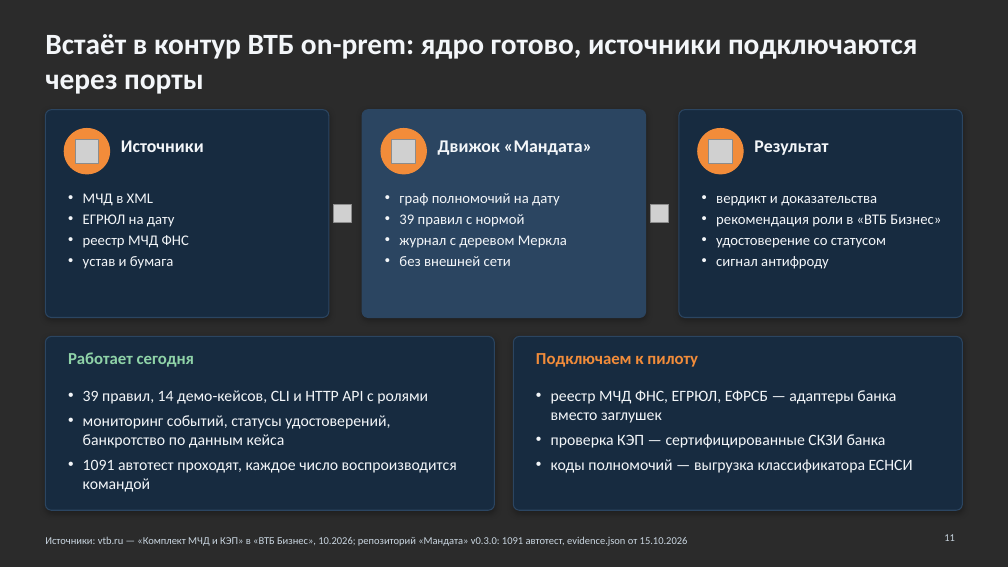
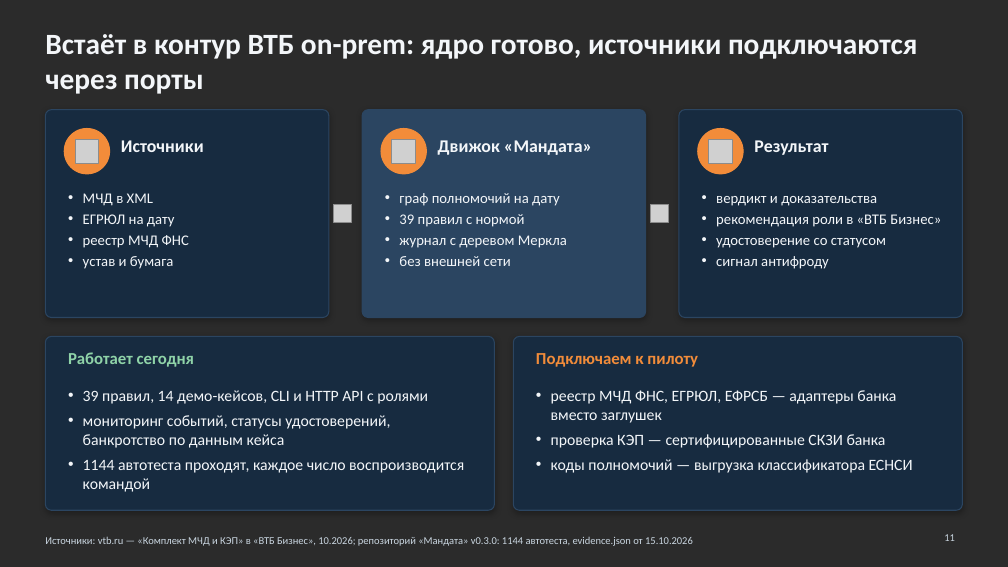
Before and after one commit to KonkovDV/Mandat, a slide deck: slide 11 of submission/slides/Mandat_VTB.pptx. Drawn at 1008x567 pixels with LibreOffice and Linux fonts; fonts in the diff are those of the drawing; grey boxes stand for pictures; background and template pictures are left out; a plain dark background stands for a picture behind light text. Boxes give left, top, right and bottom in pixels: in the first picture for what was removed or moved away, otherwise in the second. Text is boxed around its words. In the diff, an @@ line names an element or a change of style, - is before the commit and + after.

```diff
--- a/submission/slides/Mandat_VTB.pptx
+++ b/submission/slides/Mandat_VTB.pptx
@@ text at (x1=83, y1=460, x2=464, y2=492): text changed @@
-• 1091 автотест проходят, каждое число воспроизводится командой
+• 1144 автотеста проходят, каждое число воспроизводится командой
@@ text at (x1=45, y1=537, x2=693, y2=546): text changed @@
-Источники: vtb.ru — «Комплект МЧД и КЭП» в «ВТБ Бизнес», 10.2026; репозиторий «Мандата» v0.3.0: 1091 автотест, evidence.json от 15.10.2026
+Источники: vtb.ru — «Комплект МЧД и КЭП» в «ВТБ Бизнес», 10.2026; репозиторий «Мандата» v0.3.0: 1144 автотеста, evidence.json от 15.10.2026
```
Also in this commit, not shown: 2 other slides changed, 12 other files.
